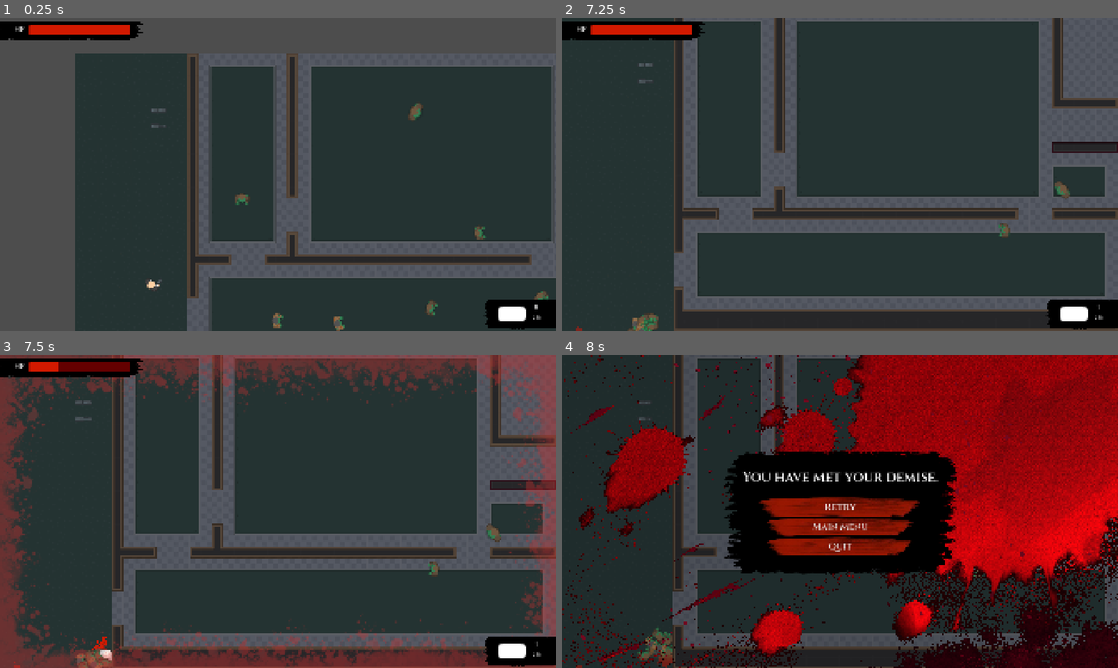
Above: before the commit, frames 1-4 (two rows, left to right).
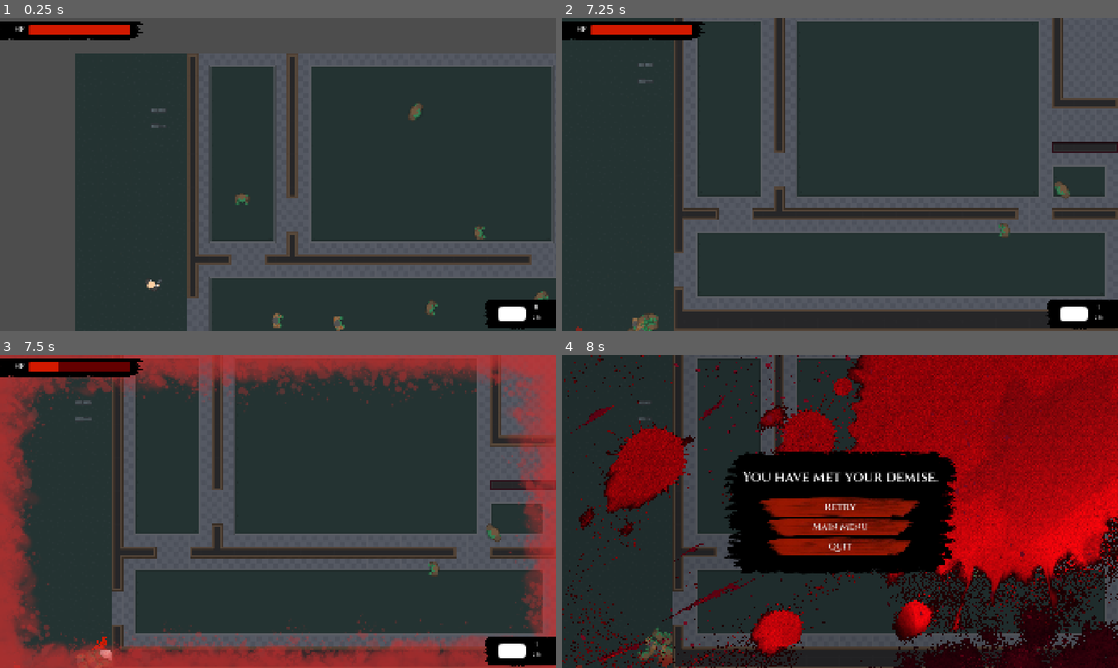
Above: after the commit, the same moments.

Repository: noor-shalaby/velvet-venom
Game: Godot game, scene res://scenes/levels/test_level1_base.tscn
Same seed, same stepped clock (60 frames per second), same inputs: the game is played once before the commit and once after it. This scene is started directly instead of the project's main scene. Sound files missing from this copy of the repository are replaced by a short silence.
Inputs (mouse positions are in pixels of both pictures, inside the frame that each line leads up to):
- Up to frame 1 (0.25 s): no input
- Up to frame 2 (7.25 s): tap Enter (ui_accept) at 0.5, 0.77, 1.52, 3.02, 3.77, 4.52, 6.02, 6.77 s; move the mouse to (962, 158) at 0.52 s; press the mouse at (962, 158) at 0.53 s; hold D (right) 0.53-1.28 s; right-click (962, 158) at 0.8 s; move the mouse to (728, 190) at 1.27 s; release the mouse at (728, 190) at 1.28 s; hold S (down) 1.28-2.03 s; right-click (728, 190) at 1.35 s; tap 1 (gun) at 1.55, 5.3 s; move the mouse to (895, 105) at 2.02 s; hold D (right) 2.03-2.78 s; hold 1 (gun) 2.03-2.78 s; tap 2 (machinegun) at 2.3, 2.85, 6.05 s; move the mouse to (812, 237) at 2.77 s; hold Up (ui_up) 2.78-3.53 s; tap 3 (shotgun) at 3.05, 6.8 s; move the mouse to (1006, 221) at 3.52 s; hold 3 (shotgun) 3.53-4.28 s; hold A (left) 3.53-5.03 s; click (1006, 221) at 3.8 s; tap R (reload) at 4.15 s; move the mouse to (673, 127) at 4.27 s; tap Shift (dash) at 4.35 s; right-click (673, 127) at 4.55 s; move the mouse to (867, 174) at 5.02 s; press the mouse at (867, 174) at 5.03 s; hold S (down) 5.03-5.78 s; move the mouse to (756, 96) at 5.77 s; release the mouse at (756, 96) at 5.78 s; hold D (right) 5.78-6.53 s; right-click (756, 96) at 5.85 s; move the mouse to (962, 158) at 6.52 s; hold Up (ui_up) from 6.53 s (still down); hold 1 (gun) from 6.53 s (still down)
- Up to frame 3 (7.5 s): move the mouse to (166, 527) at 7.27 s; release Up (ui_up) at 7.28 s; release 1 (gun) at 7.28 s; hold D (right) from 7.28 s (still down); tap 2 (machinegun) at 7.35 s
- Up to frame 4 (8 s): keep holding D (right); tap Enter (ui_accept) at 7.52 s; click (728, 527) at 7.55 s

Frames 1-2 are identical in both runs. In frame 3, 20% of the frame differs, in the area x 0-100%, y 0-100%; in frame 4, nothing differs.

Commit message:
created a HUD blood overlay blink effect for when the Player is hit

Diff:
--- a/scenes/ui/hud.tscn
+++ b/scenes/ui/hud.tscn
@@ -1,6 +1,7 @@
-[gd_scene load_steps=11 format=3 uid="uid://dhkaqpdvim4t"]
+[gd_scene load_steps=12 format=3 uid="uid://dhkaqpdvim4t"]
 
 [ext_resource type="Script" uid="uid://bj6jeklgw6nlk" path="res://scripts/ui/hud.gd" id="1_0mwgc"]
+[ext_resource type="Texture2D" uid="uid://bwg2rabdxfye2" path="res://assets/overlay/BloodMush.png" id="2_gss2c"]
 [ext_resource type="Texture2D" uid="uid://bsal2n4fvacno" path="res://assets/overlay/BoodLight.png" id="2_oj5la"]
 [ext_resource type="FontFile" uid="uid://bd575pu2co42h" path="res://assets/fonts/Cinzel-SemiBold.ttf" id="4_136eg"]
 [ext_resource type="Texture2D" uid="uid://dht42lhuygo86" path="res://assets/ui/tex_black.png" id="4_oj5la"]
@@ -37,6 +38,17 @@
 
 [node name="HUD" type="CanvasLayer"]
 script = ExtResource("1_0mwgc")
+
+[node name="BloodOverlayHit" type="TextureRect" parent="."]
+visible = false
+modulate = Color(1, 1, 1, 0)
+anchors_preset = 15
+anchor_right = 1.0
+anchor_bottom = 1.0
+grow_horizontal = 2
+grow_vertical = 2
+texture = ExtResource("2_gss2c")
+expand_mode = 1
 
 [node name="Control" type="Control" parent="."]
 layout_mode = 3
--- a/scripts/autoload/event_bus.gd
+++ b/scripts/autoload/event_bus.gd
@@ -9,4 +9,5 @@
 @warning_ignore("unused_signal") signal player_weapon_changed(new_value: String)
 @warning_ignore("unused_signal") signal player_mag_changed(new_value: int, max_value: int)
 @warning_ignore("unused_signal") signal player_blood_changed(new_value: float, max_value: float)
+@warning_ignore("unused_signal") signal player_hit(damage: float)
 @warning_ignore("unused_signal") signal player_died
--- a/scripts/characters/player/player_norm.gd
+++ b/scripts/characters/player/player_norm.gd
@@ -5,7 +5,7 @@
 var gun: Dictionary[String, Variant] = {
 	"name": "gun",
 	"index": 0,
-	"dmg": 20,
+	"damage": 20,
 	"fire_rate": 3.0,
 	"multishot": 1,
 	"spread": 20.0,
@@ -24,7 +24,7 @@
 var machinegun: Dictionary[String, Variant] = {
 	"name": "machinegun",
 	"index": 1,
-	"dmg": 24,
+	"damage": 24,
 	"fire_rate": 16.0,
 	"multishot": 1,
 	"spread": 30.0,
@@ -43,7 +43,7 @@
 var shotgun: Dictionary[String, Variant] = {
 	"name": "shotgun",
 	"index": 2,
-	"dmg": 40,
+	"damage": 40,
 	"fire_rate": 2.0,
 	"multishot": 8,
 	"spread": 40.0,
@@ -134,7 +134,7 @@
 		game.add_child(bullet)
 
 		bullet.dir = dir
-		bullet.dmg = held_weapon.dmg
+		bullet.damage = held_weapon.damage
 		bullet.speed = held_weapon.projectile_speed
 		bullet.knockback_force = held_weapon.knockback_force
 		bullet.puncture = held_weapon.puncture
@@ -155,7 +155,7 @@
 			game.add_child(bullet)
 
 			bullet.dir = Vector2.from_angle(dir.angle() + randf_range(deg_to_rad(-held_weapon.spread/2), deg_to_rad(held_weapon.spread/2))).normalized()
-			bullet.dmg = held_weapon.dmg
+			bullet.damage = held_weapon.damage
 			bullet.knockback_force = held_weapon.knockback_force
 			bullet.puncture = held_weapon.puncture
 			bullet.wall_puncture = held_weapon.wall_puncture
--- a/scripts/characters/player/player_vamp.gd
+++ b/scripts/characters/player/player_vamp.gd
@@ -3,7 +3,7 @@
 
 
 var fire_empty: Dictionary[String, Variant] = {
-	"dmg": 20,
+	"damage": 20,
 	"fire_rate": 3.0,
 	"multishot": 1,
 	"spread": 20.0,
@@ -15,7 +15,7 @@
 	"gunshot_sound_scene": preload(Constants.FILE_UIDS.gunshot_gun_sound_scene)
 }
 var fire: Dictionary[String, Variant] = {
-	"dmg": 24,
+	"damage": 24,
 	"fire_rate": 16.0,
 	"multishot": 1,
 	"spread": 30.0,
@@ -27,7 +27,7 @@
 	"gunshot_sound_scene": preload(Constants.FILE_UIDS.gunshot_machinegun_sound_scene)
 }
 var fire_alt: Dictionary[String, Variant] = {
-	"dmg": 40,
+	"damage": 40,
 	"fire_rate": 2.0,
 	"multishot": 8,
 	"spread": 40.0,
@@ -119,7 +119,7 @@
 		game.add_child(bloodshot)
 
 		bloodshot.dir = dir
-		bloodshot.dmg = wep.dmg
+		bloodshot.damage = wep.damage
 		bloodshot.speed = wep.projectile_speed
 		bloodshot.knockback_force = wep.knockback_force
 		bloodshot.puncture = wep.puncture
@@ -140,7 +140,7 @@
 			game.add_child(bloodshot)
 
 			bloodshot.dir = Vector2.from_angle(dir.angle() + randf_range(deg_to_rad(-wep.spread/2), deg_to_rad(wep.spread/2))).normalized()
-			bloodshot.dmg = wep.dmg
+			bloodshot.damage = wep.damage
 			bloodshot.knockback_force = wep.knockback_force
 			bloodshot.puncture = wep.puncture
 			bloodshot.wall_puncture = wep.wall_puncture
--- a/scripts/characters/zombies/zombie.gd
+++ b/scripts/characters/zombies/zombie.gd
@@ -237,6 +237,8 @@
 	blood_splatter.color = area.owner.blood_color
 	game.add_child(blood_splatter)
 
+	EventBus.emit_signal("player_hit", damage)
+
 	if Settings.audio:
 		if attack_vocal:
 			return
--- a/scripts/characters/zombies/zombie_gunner.gd
+++ b/scripts/characters/zombies/zombie_gunner.gd
@@ -3,7 +3,7 @@
 
 var gun: Dictionary[String, Variant] = {
 	"name": "gun",
-	"dmg": 10,
+	"damage": 10,
 	"fire_rate": 3.0,
 	"multishot": 1,
 	"spread": 20.0,
@@ -21,7 +21,7 @@
 }
 var machinegun: Dictionary[String, Variant] = {
 	"name": "machinegun",
-	"dmg": 12,
+	"damage": 12,
 	"fire_rate": 16.0,
 	"multishot": 1,
 	"spread": 30.0,
@@ -39,7 +39,7 @@
 }
 var shotgun: Dictionary[String, Variant] = {
 	"name": "shotgun",
-	"dmg": 15,
+	"damage": 15,
 	"fire_rate": 2.0,
 	"multishot": 8,
 	"spread": 40.0,
@@ -146,7 +146,7 @@
 		game.add_child(bullet)
 
 		bullet.dir = Vector2.from_angle(global_rotation)
-		bullet.dmg = weapon.dmg
+		bullet.damage = weapon.damage
 		bullet.speed = weapon.projectile_speed
 		bullet.knockback_force = weapon.knockback_force
 		bullet.puncture = weapon.puncture
@@ -165,7 +165,7 @@
 			game.add_child(bullet)
 
 			bullet.dir = Vector2.from_angle(global_rotation + randf_range(deg_to_rad(-weapon.spread/2), deg_to_rad(weapon.spread/2))).normalized()
-			bullet.dmg = weapon.dmg
+			bullet.damage = weapon.damage
 			bullet.knockback_force = weapon.knockback_force
 			bullet.puncture = weapon.puncture
 			bullet.wall_puncture = weapon.wall_puncture
--- a/scripts/objects/bullet.gd
+++ b/scripts/objects/bullet.gd
@@ -5,7 +5,7 @@
 
 var dir: Vector2
 
-var dmg: int = 10
+var damage: int = 10
 var knockback_force: float = 1500.0
 var puncture: int = 0
 var wall_puncture: int = 0
@@ -60,7 +60,7 @@
 		return
 	if area.owner not in entities_hit and entities_hit.size() <= puncture:
 		entities_hit.append(area.owner)
-		area.owner.hp -= dmg
+		area.owner.hp -= damage
 		area.owner.knockback(knockback_force * dir)
 
 		if (area.owner.is_in_group("enemies") and area.owner.is_blood_stain_ready) or not area.owner.is_in_group("enemies"):
@@ -73,6 +73,8 @@
 
 			if area.owner.is_in_group("enemies"):
 				area.owner.set_is_blood_stain_ready(false)
+			elif area.owner is Player:
+				EventBus.emit_signal("player_hit", damage)
 
 		if entities_hit.size() > puncture:
 			queue_free()
--- a/scripts/ui/hud.gd
+++ b/scripts/ui/hud.gd
@@ -5,6 +5,7 @@
 const BLOOD_OVERLAY_VISIBILITY_MULTIPLIER: float = 2.0
 
 @onready var control: Control = $Control
+@onready var blood_overlay_hit: TextureRect = $BloodOverlayHit
 @onready var blood_overlay: TextureRect = $Control/BloodOverlay
 @onready var hp_bar: ProgressBar = %HPBar
 @onready var blood_box: HBoxContainer = %BloodBox
@@ -22,6 +23,7 @@
 func _ready() -> void:
 	EventBus.connect("player_class_changed", _update_player_class)
 	EventBus.connect("player_hp_changed", _update_player_hp)
+	EventBus.connect("player_hit", blink_blood)
 	EventBus.connect("player_died", disappear)
 
 	show()
@@ -54,6 +56,16 @@
 	create_tween().tween_property(blood_bar, "value", (new_value / max_value) * 100, 0.1)
 
 
+func blink_blood(damage: float) -> void:
+	blood_overlay_hit.show()
+	var tween1: Tween = create_tween()
+	tween1.tween_property(blood_overlay_hit, "modulate:a", (damage / EventBus.player.hp_max) * 3, 0.1)
+	await tween1.finished
+	var tween2: Tween = create_tween()
+	tween2.tween_property(blood_overlay_hit, "modulate:a", 0.0, 0.1)
+	await tween2.finished
+	blood_overlay_hit.hide()
+
 func disappear() -> void:
 	var tween: Tween = create_tween()
 	tween.tween_property(control, "modulate:a", 0.0, 0.1)
Not shown, changed: TODOs.txt
Binary file added: assets/overlay/BloodMush.png
Not shown, added: assets/overlay/BloodMush.png.import
Not shown, changed: devlog.txt
